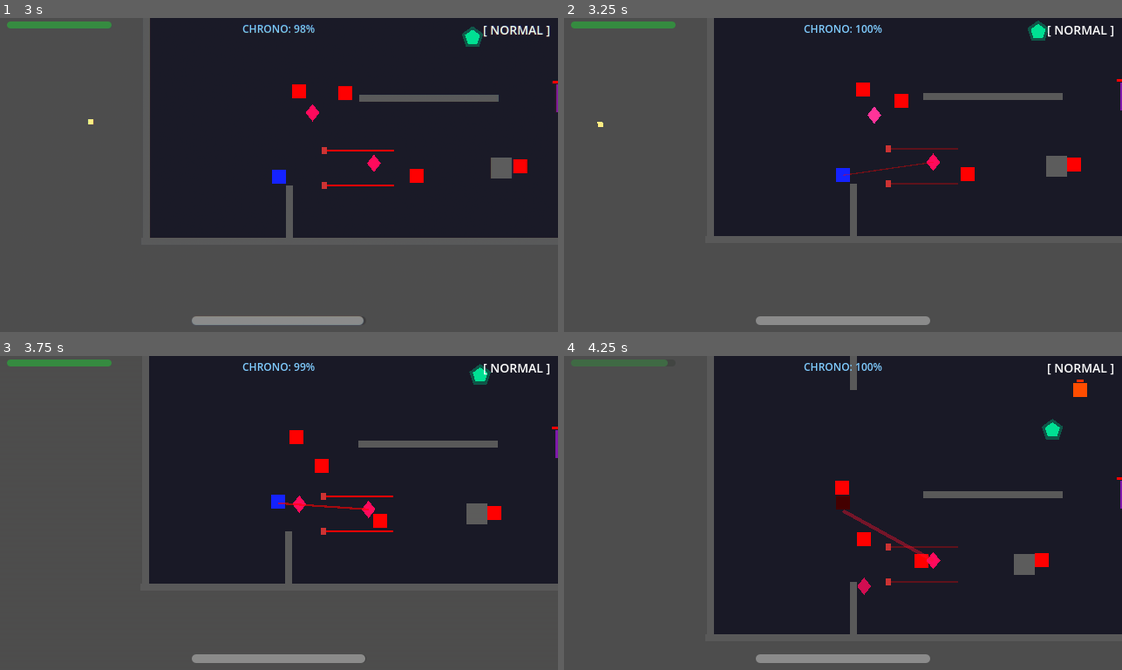
Above: before the commit, frames 1-4 (two rows, left to right).
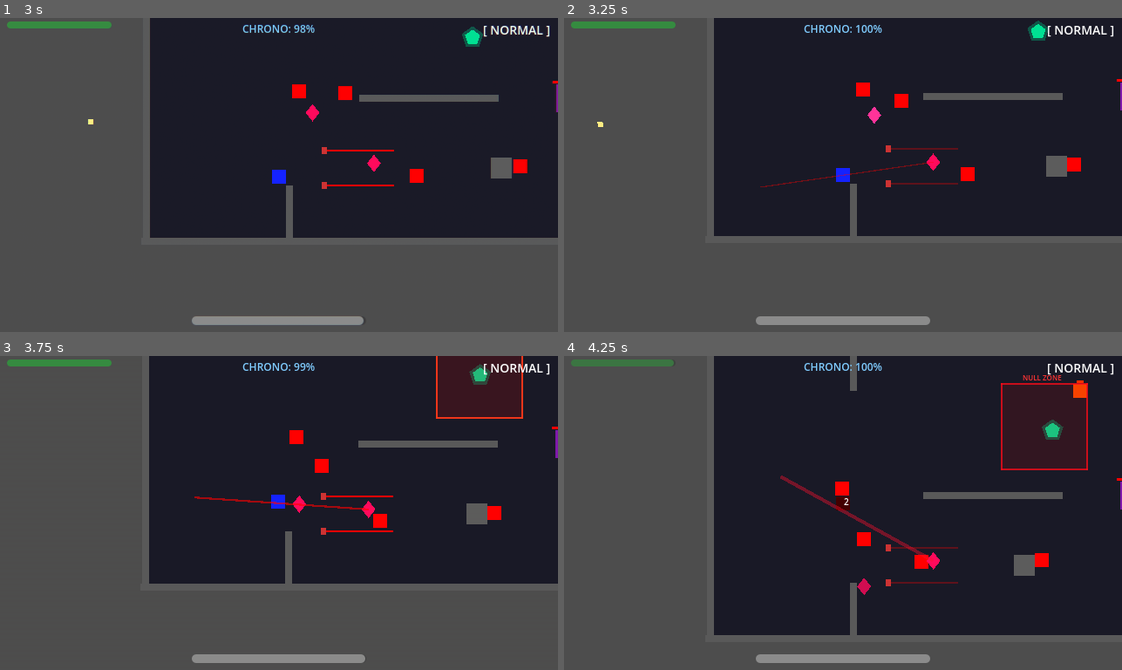
Above: after the commit, the same moments.

Repository: scarf-y/Polychron
Game: Godot game, scene res://scenes/ui/main_menu.tscn
Two runs of this game, one before a commit and one after it. Both use one fixed random seed, a clock stepped at 60 frames per second and the inputs below.
Inputs (mouse positions are in pixels of both pictures, inside the frame that each line leads up to):
- Up to frame 1 (3 s): click "ENTER THE VOID" at 0.5 s; move the mouse to (401, 159) at 1.27 s; hold D (move_right) 1.28-2.03 s; tap Q (dash) at 1.35 s; move the mouse to (167, 190) at 2.02 s; hold S (move_down) 2.03-2.78 s; click (167, 190) at 2.1 s; move the mouse to (334, 105) at 2.77 s; hold D (move_right) from 2.78 s (still down); tap E (time_erase) at 2.85 s
- Up to frame 2 (3.25 s): keep holding D (move_right)
- Up to frame 3 (3.75 s): move the mouse to (251, 575) at 3.52 s; release D (move_right) at 3.53 s; hold W (move_up) from 3.53 s (still down); tap Shift (time_slow) at 3.6 s
- Up to frame 4 (4.25 s): keep holding W (move_up)

Frame 1 is identical in both runs. In frame 2, less than 0.1% of the frame differs, in the area x 35-50%, y 50-54%; in frame 3, 3.1%; in frame 4, 5.1%, in the area x 18-100%, y 1-89%.

Commit message:
fix: laser now locks direction (dodgeable), Null Zone now visible with red pulsing border + label

Diff:
--- /dev/null
+++ b/scenes/enemies/null_zone.tscn
@@ -0,0 +1,8 @@
+[gd_scene load_steps=2 format=3]
+
+[ext_resource type="Script" path="res://scripts/null_zone.gd" id="1_script"]
+
+[node name="NullZone" type="Area2D"]
+collision_layer = 0
+collision_mask = 2
+script = ExtResource("1_script")
--- a/scripts/dampener.gd
+++ b/scripts/dampener.gd
@@ -80,23 +80,12 @@
 		zone.global_position = global_position
 		get_tree().current_scene.add_child(zone)
 	else:
-		# Fallback: create null zone programmatically
-		_create_null_zone_fallback()
-
-func _create_null_zone_fallback() -> void:
-	var zone := Area2D.new()
-	zone.global_position = global_position
-	zone.collision_layer = 0
-	zone.collision_mask = 2  # Detect player
-	zone.set_script(load("res://scripts/null_zone.gd"))
-
-	var shape := CollisionShape2D.new()
-	var circle := CircleShape2D.new()
-	circle.radius = 50.0
-	shape.shape = circle
-	zone.add_child(shape)
-
-	get_tree().current_scene.add_child(zone)
+		# Try loading at runtime
+		null_zone_scene = load(NULL_ZONE_SCENE_PATH)
+		if null_zone_scene:
+			var zone := null_zone_scene.instantiate()
+			zone.global_position = global_position
+			get_tree().current_scene.add_child(zone)
 
 func _update_tether() -> void:
 	# Find nearest Sentinel
--- a/scripts/null_zone.gd
+++ b/scripts/null_zone.gd
@@ -2,6 +2,7 @@
 
 ## Null Zone — Disables player's time abilities.
 ## Spawned by Dampener. Starts at 50px, grows for 2s, then vanishes.
+## HIGHLY VISIBLE: red pulsing circle with border.
 
 # --- Config ---
 const INITIAL_RADIUS: float = 50.0
@@ -13,38 +14,96 @@
 var _phase: int = 0  # 0 = stable, 1 = growing
 
 # --- Visual ---
-var _visual: ColorRect = null
+var _fill: ColorRect = null
+var _border_top: ColorRect = null
+var _border_bottom: ColorRect = null
+var _border_left: ColorRect = null
+var _border_right: ColorRect = null
+var _warning_label: Label = null
 var _current_radius: float = INITIAL_RADIUS
 var _player_inside: bool = false
+var _collision_shape: CollisionShape2D = null
 
 func _ready() -> void:
 	collision_layer = 0
 	collision_mask = 2  # Detect player
 
 	# Create collision shape
-	var shape := CollisionShape2D.new()
+	_collision_shape = CollisionShape2D.new()
 	var circle := CircleShape2D.new()
 	circle.radius = INITIAL_RADIUS
-	shape.shape = circle
-	add_child(shape)
+	_collision_shape.shape = circle
+	add_child(_collision_shape)
 
-	# Create visual (flickering grid overlay)
-	_visual = ColorRect.new()
-	_visual.size = Vector2(INITIAL_RADIUS * 2, INITIAL_RADIUS * 2)
-	_visual.position = Vector2(-INITIAL_RADIUS, -INITIAL_RADIUS)
-	_visual.color = Color(0.8, 0, 0, 0.15)
-	_visual.z_index = -2
-	add_child(_visual)
+	# --- HIGHLY VISIBLE FILL ---
+	_fill = ColorRect.new()
+	_update_visual_size(INITIAL_RADIUS)
+	_fill.color = Color(0.8, 0.0, 0.0, 0.25)
+	_fill.z_index = 10
+	add_child(_fill)
+
+	# --- BRIGHT RED BORDER LINES ---
+	_border_top = _create_border()
+	_border_bottom = _create_border()
+	_border_left = _create_border()
+	_border_right = _create_border()
+	_update_borders(INITIAL_RADIUS)
+
+	# --- WARNING TEXT ---
+	_warning_label = Label.new()
+	_warning_label.text = "NULL ZONE"
+	_warning_label.horizontal_alignment = HORIZONTAL_ALIGNMENT_CENTER
+	_warning_label.add_theme_color_override("font_color", Color(1, 0.2, 0.2))
+	_warning_label.add_theme_font_size_override("font_size", 8)
+	_warning_label.position = Vector2(-25, -_current_radius - 12)
+	_warning_label.z_index = 11
+	add_child(_warning_label)
 
 	# Connect signals
 	body_entered.connect(_on_body_entered)
 	body_exited.connect(_on_body_exited)
 
+func _create_border() -> ColorRect:
+	var border := ColorRect.new()
+	border.color = Color(1.0, 0.1, 0.1, 0.8)
+	border.z_index = 11
+	add_child(border)
+	return border
+
+func _update_visual_size(radius: float) -> void:
+	if _fill:
+		_fill.size = Vector2(radius * 2, radius * 2)
+		_fill.position = Vector2(-radius, -radius)
+
+func _update_borders(radius: float) -> void:
+	var thickness: float = 2.0
+	if _border_top:
+		_border_top.size = Vector2(radius * 2, thickness)
+		_border_top.position = Vector2(-radius, -radius)
+	if _border_bottom:
+		_border_bottom.size = Vector2(radius * 2, thickness)
+		_border_bottom.position = Vector2(-radius, radius - thickness)
+	if _border_left:
+		_border_left.size = Vector2(thickness, radius * 2)
+		_border_left.position = Vector2(-radius, -radius)
+	if _border_right:
+		_border_right.size = Vector2(thickness, radius * 2)
+		_border_right.position = Vector2(radius - thickness, -radius)
+
 func _process(delta: float) -> void:
 	_timer += delta
 
-	# Flickering effect
-	_visual.modulate.a = 0.5 + sin(_timer * 8.0) * 0.3
+	# Pulsing effect — very visible
+	var pulse: float = 0.6 + sin(_timer * 6.0) * 0.35
+	if _fill:
+		_fill.modulate.a = pulse
+
+	# Flash border
+	var border_pulse: float = 0.5 + sin(_timer * 10.0) * 0.5
+	var border_color := Color(1.0, border_pulse * 0.3, 0.1, 0.7 + border_pulse * 0.3)
+	for border in [_border_top, _border_bottom, _border_left, _border_right]:
+		if border:
+			border.color = border_color
 
 	if _phase == 0:
 		# Stable phase (3 seconds)
@@ -56,29 +115,31 @@
 		var growth_progress: float = _timer / GROWTH_DURATION
 		_current_radius = lerpf(INITIAL_RADIUS, GROWTH_RADIUS, growth_progress)
 
-		# Update collision shape
-		var shape_node: CollisionShape2D = get_child(0) as CollisionShape2D
-		if shape_node and shape_node.shape is CircleShape2D:
-			(shape_node.shape as CircleShape2D).radius = _current_radius
+		# Update collision
+		if _collision_shape and _collision_shape.shape is CircleShape2D:
+			(_collision_shape.shape as CircleShape2D).radius = _current_radius
 
-		# Update visual
-		_visual.size = Vector2(_current_radius * 2, _current_radius * 2)
-		_visual.position = Vector2(-_current_radius, -_current_radius)
+		# Update visuals
+		_update_visual_size(_current_radius)
+		_update_borders(_current_radius)
 
-		# Turn more red/opaque as it grows
-		_visual.color = Color(1.0, 0, 0, 0.15 + growth_progress * 0.15)
+		# Fill gets more intense as it grows
+		if _fill:
+			_fill.color = Color(1.0, 0, 0, 0.2 + growth_progress * 0.2)
+
+		# Update label position
+		if _warning_label:
+			_warning_label.position.y = -_current_radius - 12
 
 		if _timer >= GROWTH_DURATION:
 			_vanish()
 
 func _vanish() -> void:
-	# Release player if inside
 	if _player_inside:
 		TimeManager.null_zone_active = false
 
-	# Fade out
 	var tween := create_tween()
-	tween.tween_property(_visual, "modulate:a", 0.0, 0.3)
+	tween.tween_property(self, "modulate:a", 0.0, 0.4)
 	tween.tween_callback(queue_free)
 
 func _on_body_entered(body: Node2D) -> void:
@@ -90,7 +151,15 @@
 		if TimeManager.current_state != TimeManager.TimeState.NORMAL:
 			TimeManager.change_time_state(TimeManager.TimeState.NORMAL)
 
+		# Visual feedback on player
+		if body.has_method("_update_modulate"):
+			body.modulate = Color(0.5, 0.5, 0.5, 0.7)
+
 func _on_body_exited(body: Node2D) -> void:
 	if body.is_in_group("player"):
 		_player_inside = false
 		TimeManager.null_zone_active = false
+
+		# Restore player visual
+		if body.has_method("_update_modulate"):
+			body._update_modulate()
--- a/scripts/sentinel.gd
+++ b/scripts/sentinel.gd
@@ -30,6 +30,8 @@
 var _state_timer: float = 0.0
 var _dash_direction: Vector2 = Vector2.ZERO
 var _laser_target_pos: Vector2 = Vector2.ZERO
+var _laser_direction: Vector2 = Vector2.ZERO  # Locked direction when firing
+var _laser_tick_timer: float = 0.0  # Cooldown between damage ticks
 
 # --- Laser Visual ---
 var _laser_line: Line2D = null
@@ -157,11 +159,11 @@
 	_state_timer -= delta
 	velocity = Vector2.ZERO
 
-	# Update targeting line to track player
-	_laser_target_pos = player.global_position
+	# Targeting line tracks player during telegraph (gives warning)
+	_laser_direction = (player.global_position - global_position).normalized()
 	_laser_line.clear_points()
 	_laser_line.add_point(Vector2.ZERO)
-	_laser_line.add_point(_laser_target_pos - global_position)
+	_laser_line.add_point(_laser_direction * 200.0)  # Fixed length beam
 
 	# Line gets brighter as it charges
 	var charge: float = 1.0 - (_state_timer / LASER_TELEGRAPH_TIME)
@@ -169,6 +171,9 @@
 	_laser_line.width = 1.0 + charge * 2.0
 
 	if _state_timer <= 0.0:
+		# LOCK the direction — beam fires in this fixed direction
+		_laser_direction = (player.global_position - global_position).normalized()
+		_laser_tick_timer = 0.0
 		current_state = SentinelState.LASER_FIRING
 		_state_timer = LASER_DURATION
 		_laser_line.default_color = Color(1, 0.3, 0.3, 1.0)
@@ -176,24 +181,29 @@
 
 func _handle_laser_firing(delta: float, player: Node2D) -> void:
 	_state_timer -= delta
-	velocity = Vector2.ZERO
-
-	# Beam stays locked at the last target direction (persists during Time Stop!)
+	_laser_tick_timer -= delta
+	velocity = Vector2.ZERO
+
+	# Beam fires in LOCKED direction (doesn't track anymore — dodgeable!)
+	var beam_end: Vector2 = _laser_direction * 200.0
 	_laser_line.clear_points()
 	_laser_line.add_point(Vector2.ZERO)
-	_laser_line.add_point(_laser_target_pos - global_position)
+	_laser_line.add_point(beam_end)
 
 	# Flicker the beam
 	_laser_line.modulate.a = 0.7 + sin(_state_timer * 30.0) * 0.3
 
-	# Check if player is near the beam line
-	if player and is_instance_valid(player):
+	# Damage with tick cooldown (not every frame!)
+	if player and is_instance_valid(player) and _laser_tick_timer <= 0.0:
+		var beam_end_world: Vector2 = global_position + beam_end
 		var dist_to_beam: float = _point_to_line_distance(
-			player.global_position, global_position, _laser_target_pos
+			player.global_position, global_position, beam_end_world
 		)
-		if dist_to_beam < 10.0:
+		if dist_to_beam < 6.0:  # Tighter hitbox — dodgeable
 			if player.has_method("take_damage"):
 				player.take_damage(LASER_DAMAGE_PER_TICK)
+				GameJuice.spawn_damage_number(LASER_DAMAGE_PER_TICK, player.global_position, false)
+				_laser_tick_timer = LASER_TICK_RATE  # Reset cooldown
 
 	if _state_timer <= 0.0:
 		_laser_line.visible = false
Not shown, added: scripts/dampener.gd.uid
Not shown, added: scripts/null_zone.gd.uid
Not shown, added: scripts/sentinel.gd.uid
